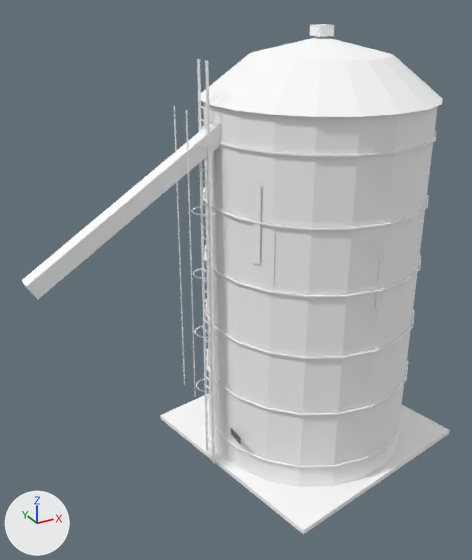
What one commit did to the glTF model assets/models/buildings/silo.glb.
The view is the same before and after, from a 50 mm lens placed at (-11.94, -16.56, 14.85), pointed at (-2.82, 0.02, 6.56). Lighting does not change. The marker at lower left points along +X, +Y and +Z. The older version comes first. Vertices at exactly the same position are counted once.

Names of what the first picture shows: 'silo'.
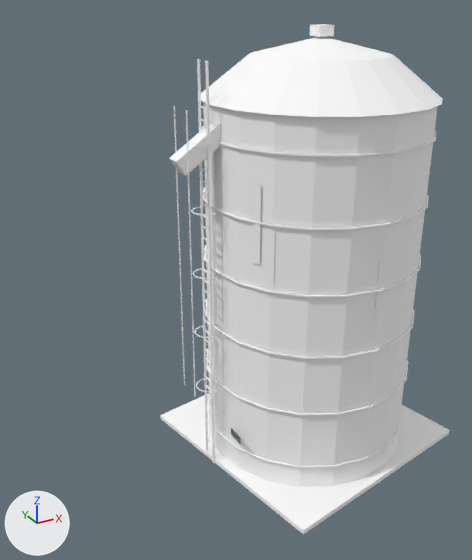
The change, as a diff of the scene's bpy script:
```diff
--- a/assets/models/buildings/silo.glb.py
+++ b/assets/models/buildings/silo.glb.py
@@ me_silo @@
 # used by ob_silo; location = (0.0, 0.0, 0.0)
 # before: 1637 (-8.96, 0.25, 7.39), 1638 (-9.24, 0.25, 7.81) at pixel (21, 280), 1643 (-9.24, -0.25, 7.81) at pixel (25, 287), 1644 (-8.96, -0.25, 7.39) at pixel (38, 299)
-me_silo.from_pydata(...)  # 1697 vertices, 2114 faces; spans x -9.24..4.47, y -4.47..4.47, z 0.0..14.0
+me_silo.from_pydata(...)  # 1697 vertices, 2114 faces; spans x -4.84..4.47, y -4.47..4.47, z 0.0..14.0
+# me_silo part 1
+for i in [1637, 1638, 1643, 1644]: me_silo.vertices[i].co += Vector((4.4, 0.0, 2.8))
 me_silo.materials.append(mat_kit_atlas)
```

Changed parts and their boxes [x1, y1, x2, y2] in the pictures (472 x 560 px; the box of a moved part takes in the faces that stretch with it):
'silo', reshaped (32% narrower): before [22, 24, 450, 534]; after [160, 24, 450, 534]
part 1 of me_silo, moved or reshaped: before [22, 121, 221, 299]; after [169, 121, 221, 175]
